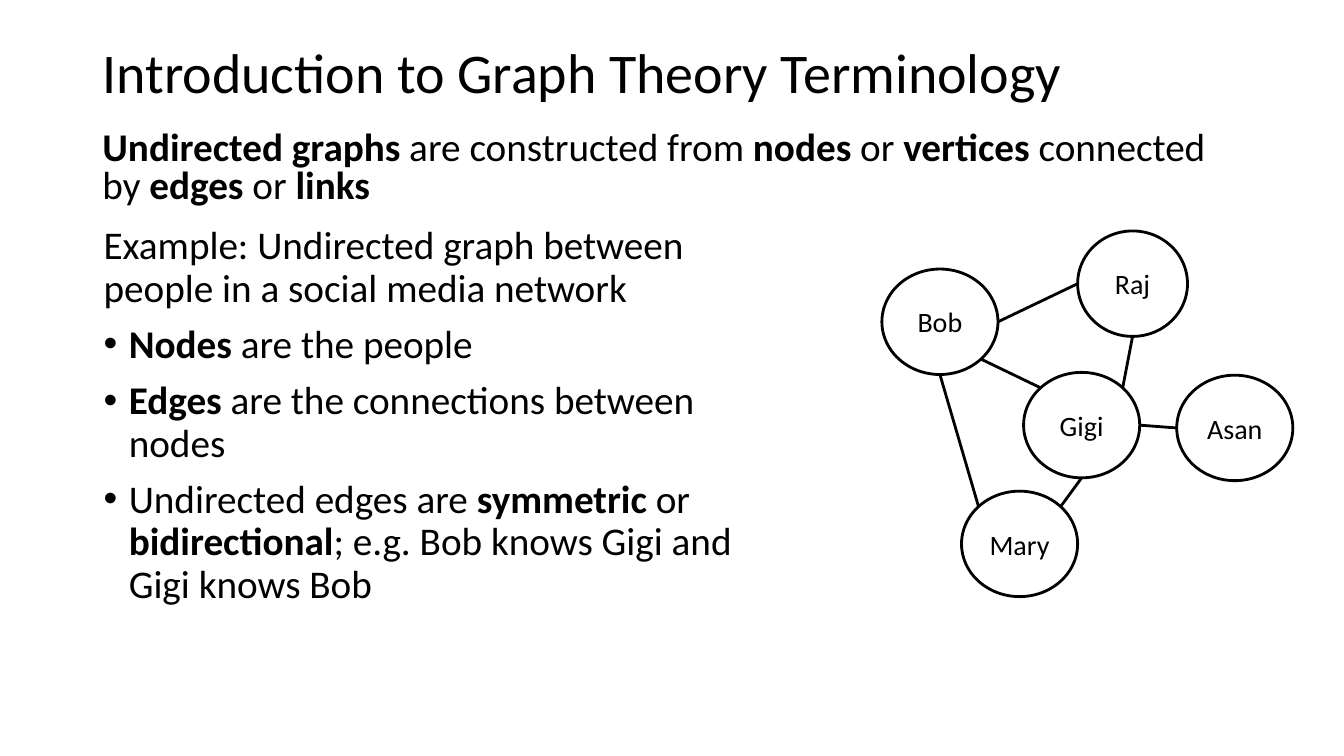
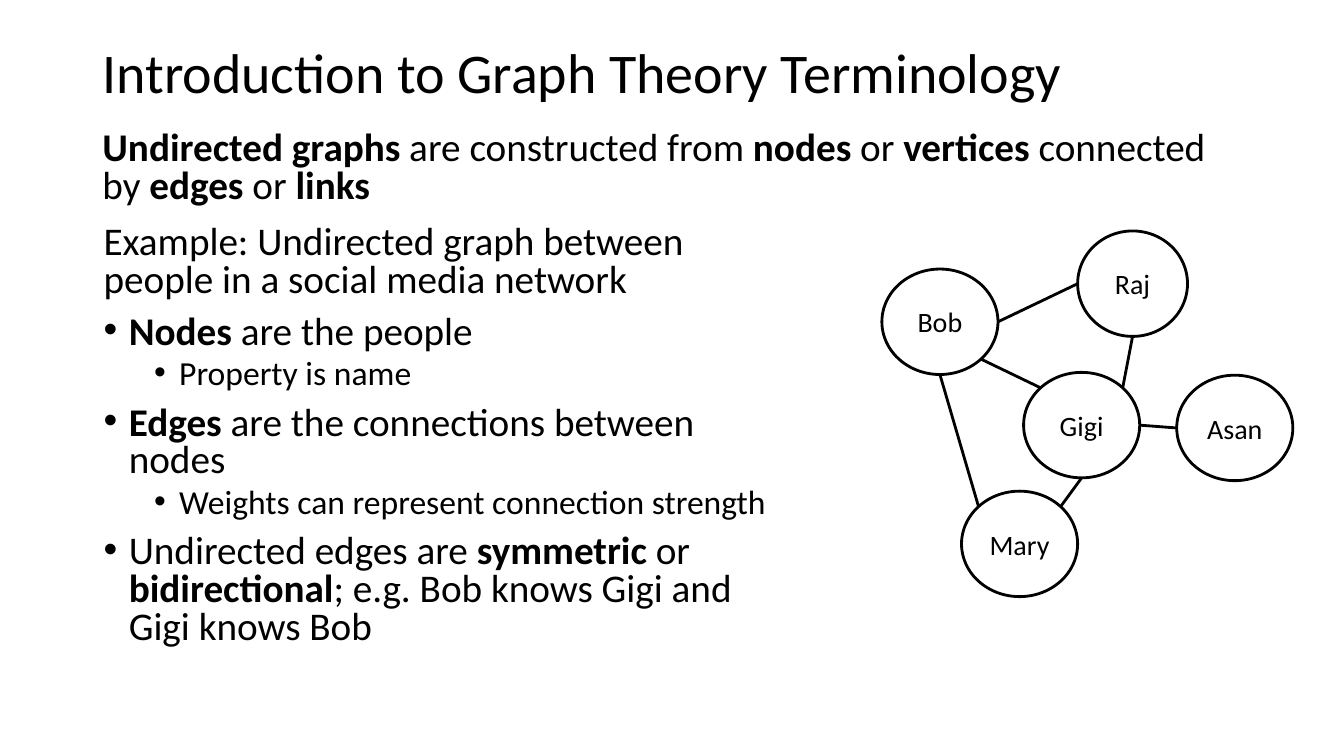
Before and after one commit to StephenElston/CSCI-E-108, a slide deck: slide 11 of slides/6_WebSearching.pptx (slide 10 before the commit). Drawn at 1344x756 pixels with LibreOffice and Linux fonts; fonts in the diff are those of the drawing. Boxes give left, top, right and bottom in pixels: in the first picture for what was removed or moved away, otherwise in the second. Text is boxed around its words. In the diff, an @@ line names an element or a change of style, - is before the commit and + after.

```diff
--- a/slides/6_WebSearching.pptx
+++ b/slides/6_WebSearching.pptx
@@ text at [104,227,732,647]: line spacing 0.9 to 0.8 @@
@@ text at [179,362,411,391]: paragraph added @@
+  • Property is name
@@ text at [179,490,766,520]: paragraph added @@
+  • Weights can represent connection strength
```
Also in this commit, not shown: 9 other slides changed, 4 slides added.
